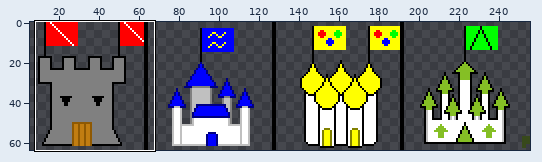
Sprite sheet, stored at resources/castle.png. Above, an overview of the earlier version with the close-up marked.
Close-up. Old version:
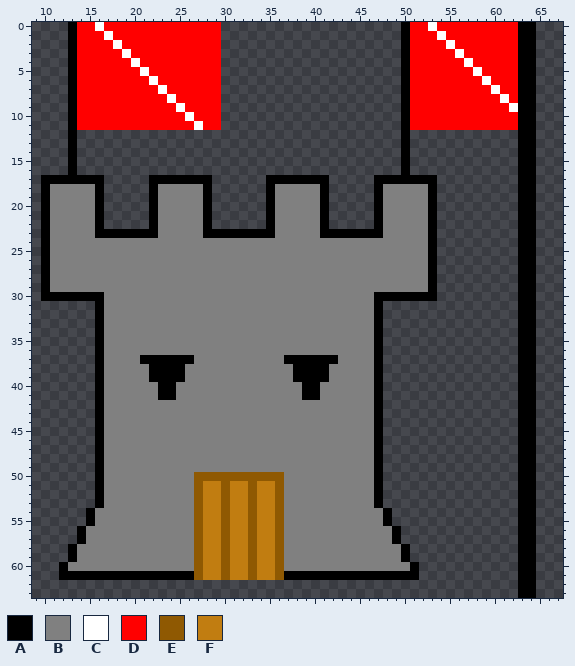
The file is 256x64 pixels. Shown: x 9..67, y 0..63. The wide view leaves out empty margins. The commit also changed other parts of the picture, which this record leaves out.
Palette (. is transparent): A #000000  B #808080  C #ffffff  D #ff0000  E #8f5902  F #c17d11
After:
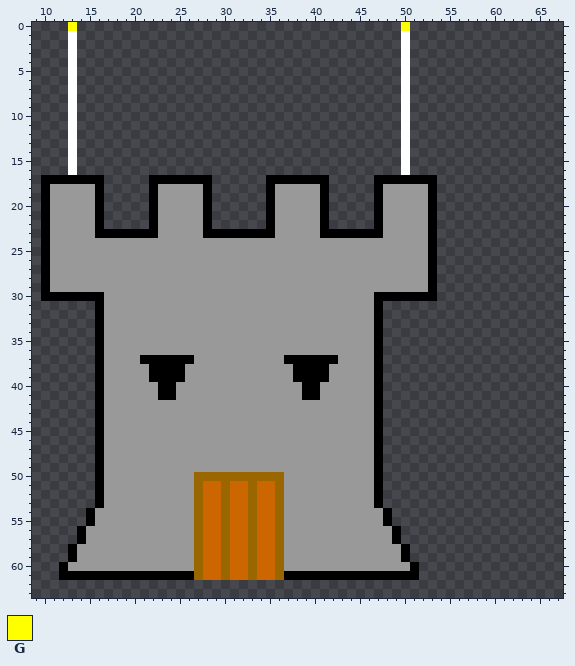
Colours new in this view: G #ffff00
Edits made:
colour B: #808080 -> #999999
colour E: #8f5902 -> #996600
colour F: #c17d11 -> #cc6600
Changed rows in their new state; - is a pixel that keeps its letter.
first column x 13:
 0 G................--------------------G..............
 1 C................--------------------C..............
 2 C................--------------------C..............
 3 C................--------------------C..............
 4 C................--------------------C..............
 5 C................--------------------C..............
 6 C................--------------------C..............
 7 C................--------------------C..............
 8 C................--------------------C..............
 9 C................--------------------C..............
10 C................--------------------C..............
11 C................--------------------C..............
12 C------------------------------------C------------..
13 C------------------------------------C------------..
14 C------------------------------------C------------..
15 C------------------------------------C------------..
16 C------------------------------------C------------..
17 --------------------------------------------------..
18 --------------------------------------------------..
19 --------------------------------------------------..
20 --------------------------------------------------..
21 --------------------------------------------------..
22 --------------------------------------------------..
23 --------------------------------------------------..
24 --------------------------------------------------..
25 --------------------------------------------------..
26 --------------------------------------------------..
27 --------------------------------------------------..
28 --------------------------------------------------..
29 --------------------------------------------------..
30 --------------------------------------------------..
31 --------------------------------------------------..
32 --------------------------------------------------..
33 --------------------------------------------------..
34 --------------------------------------------------..
35 --------------------------------------------------..
36 --------------------------------------------------..
37 --------------------------------------------------..
38 --------------------------------------------------..
39 --------------------------------------------------..
40 --------------------------------------------------..
41 --------------------------------------------------..
42 --------------------------------------------------..
43 --------------------------------------------------..
44 --------------------------------------------------..
45 --------------------------------------------------..
46 --------------------------------------------------..
47 --------------------------------------------------..
48 --------------------------------------------------..
49 --------------------------------------------------..
50 --------------------------------------------------..
51 --------------------------------------------------..
52 --------------------------------------------------..
53 --------------------------------------------------..
54 --------------------------------------------------..
55 --------------------------------------------------..
56 --------------------------------------------------..
57 --------------------------------------------------..
58 --------------------------------------------------..
59 --------------------------------------------------..
60 --------------------------------------------------..
61 --------------------------------------------------..
62 --------------------------------------------------..
63 --------------------------------------------------..
